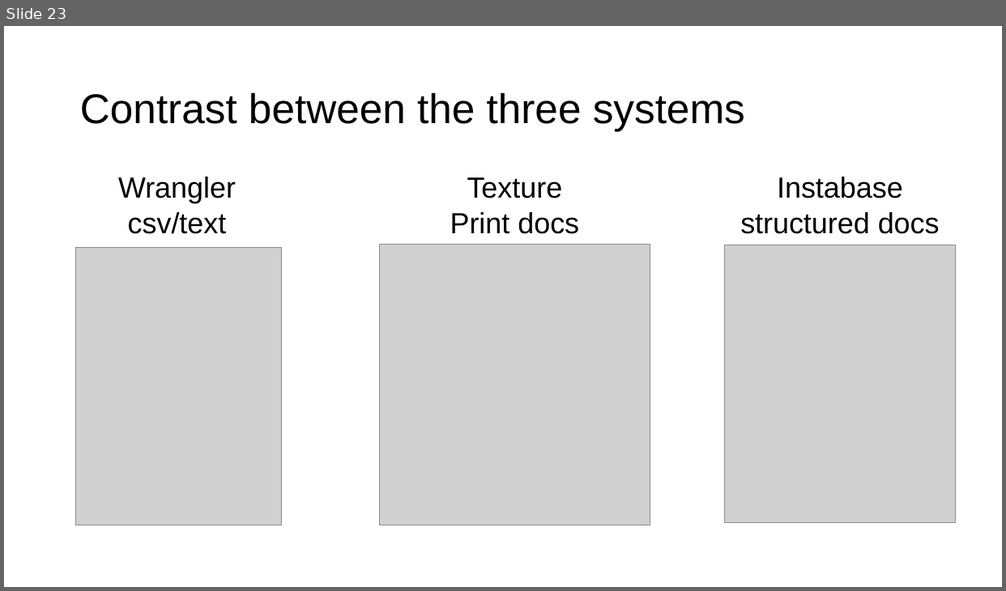
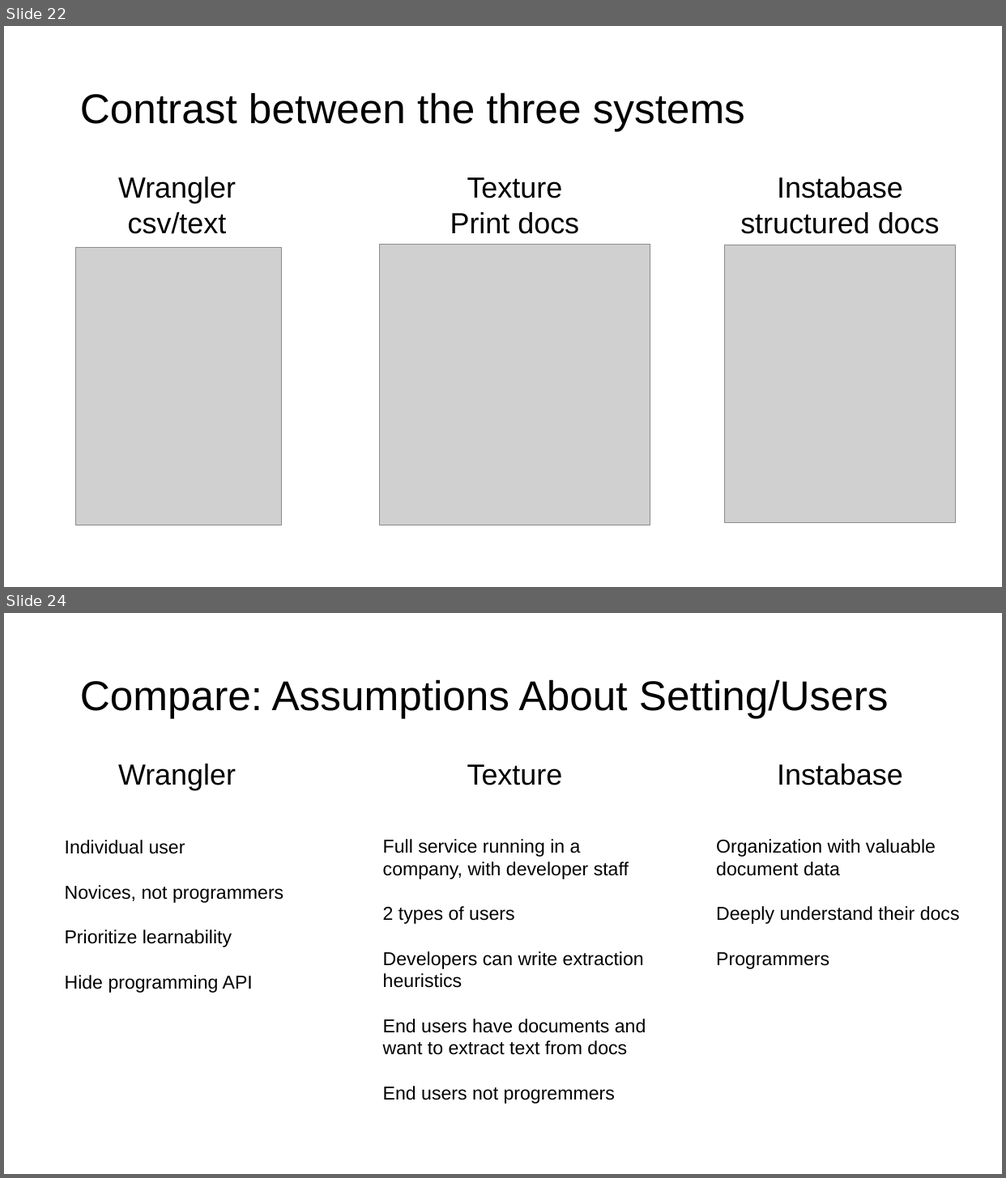
Before and after one commit to columbiaviz/columbiaviz.github.io, a slide deck: 2020s_w6998/lecs/11_text.pptx. Shown one above the other, each under a label of ours: slide 23 before the commit, slides 22 and 24 after it; the slides between them are not shown. The pictures are 1006x591 and 1006x1178 pixels, drawn with LibreOffice and Linux fonts; fonts in the diff are those of the drawing; grey boxes stand for pictures. Boxes give left, top, right and bottom in pixels: in the first picture for what was removed or moved away, otherwise in the second. Text is boxed around its words. In the diff, an @@ line names an element or a change of style, - is before the commit and + after.

```diff
--- a/2020s_w6998/lecs/11_text.pptx
+++ b/2020s_w6998/lecs/11_text.pptx
@@ slide 24 added at [4, 613, 1002, 1174], background #FFFFFF @@
@@ title added at [80, 679, 889, 718], 40 pt, text #000000 @@
+Compare: Assumptions About Setting/Users
@@ text added at [118, 764, 236, 790], 28 pt, text #000000 @@
+Wrangler
@@ text added at [467, 764, 563, 786], 28 pt, text #000000 @@
+Texture
@@ text added at [777, 764, 903, 786], 28 pt, text #000000 @@
+Instabase
@@ text added at [65, 840, 283, 993], 18 pt, text #000000 @@
+Individual user
+Novices, not programmers
+Prioritize learnability
+Hide programming API
@@ text added at [383, 839, 646, 1104], 18 pt, text #000000 @@
+Full service running in a company, with developer staff
+2 types of users
+Developers can write extraction heuristics
+End users have documents and want to extract text from docs
+End users not progremmers
@@ text added at [716, 839, 960, 969], 18 pt, text #000000 @@
+Organization with valuable document data
+Deeply understand their docs
+Programmers
@@ what was slide 23 is now slide 22 @@
```
Also in this commit, not shown: 2 slides changed, 6 other slides added, 3 slides removed.
